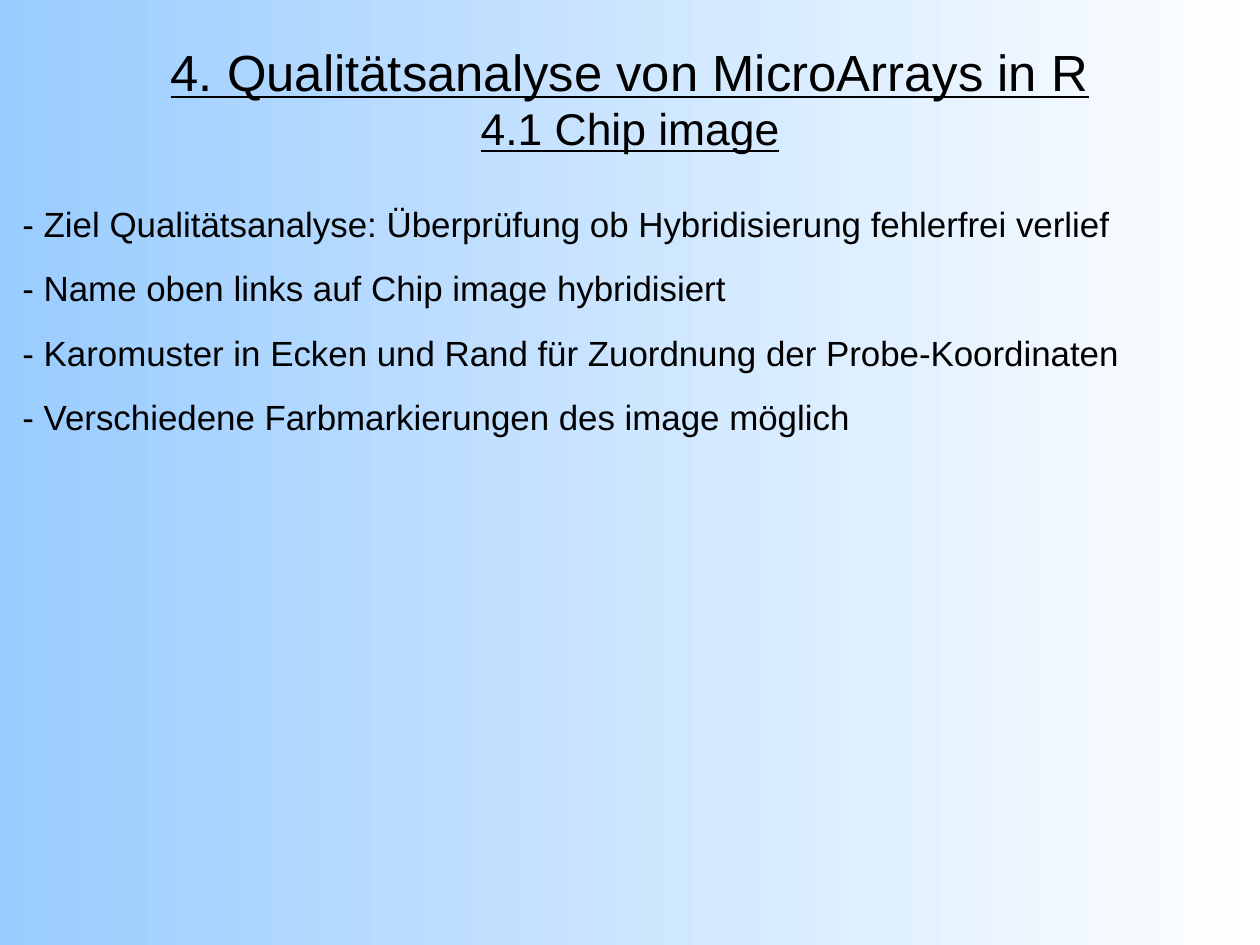
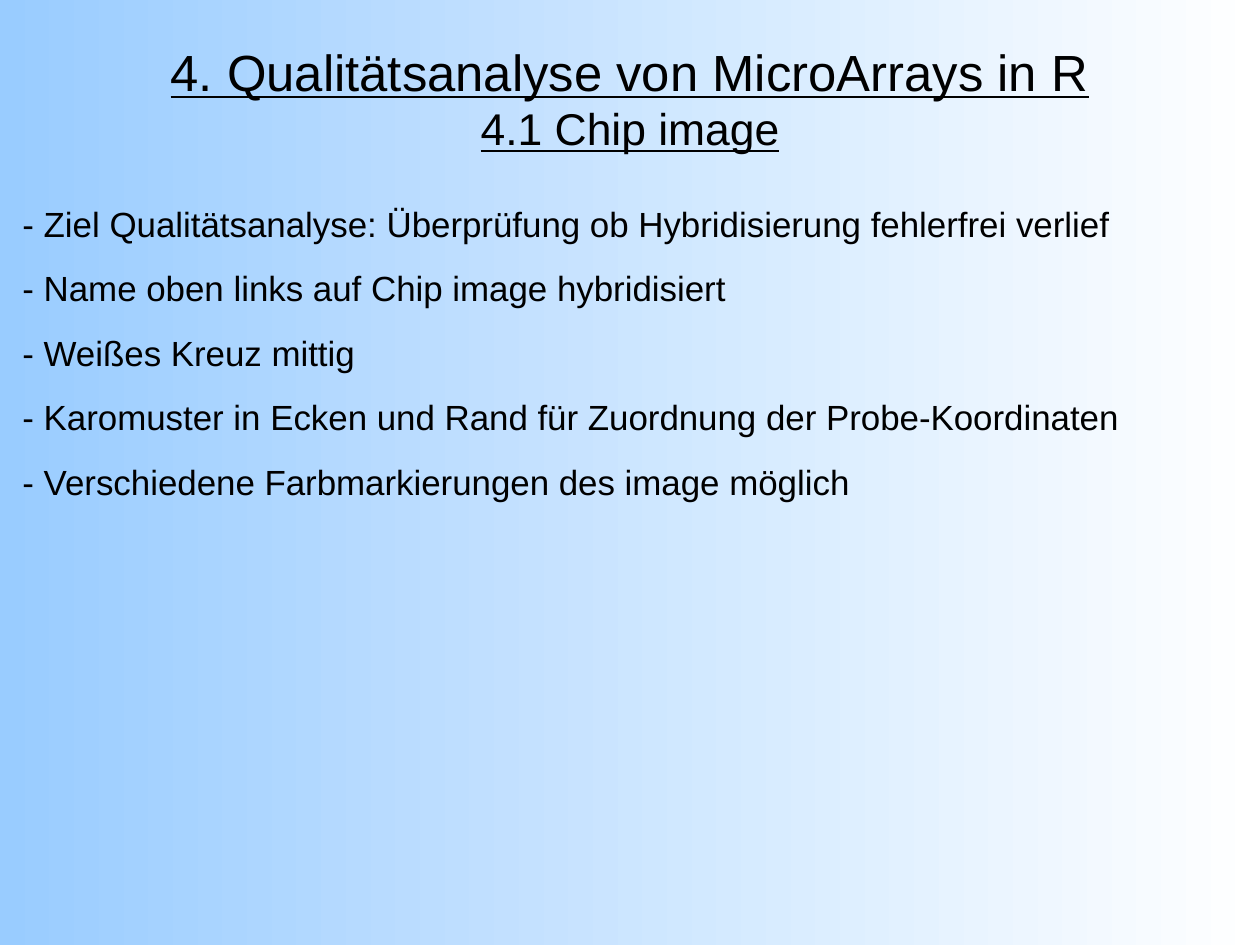
Before and after one commit to emmkey/GenEx, a slide deck: slide 10 of W1 Praesentation.odp (slide 12 before the commit). Drawn at 1260x945 pixels with LibreOffice and Linux fonts; fonts in the diff are those of the drawing. Boxes give left, top, right and bottom in pixels: in the first picture for what was removed or moved away, otherwise in the second. Text is boxed around its words. In the diff, an @@ line names an element or a change of style, - is before the commit and + after.

```diff
--- a/W1 Praesentation.odp
+++ b/W1 Praesentation.odp
@@ text at [44,340,355,373]: paragraph added @@
+- Weißes Kreuz mittig
```
Also in this commit, not shown: 6 other slides changed, 2 slides removed.
